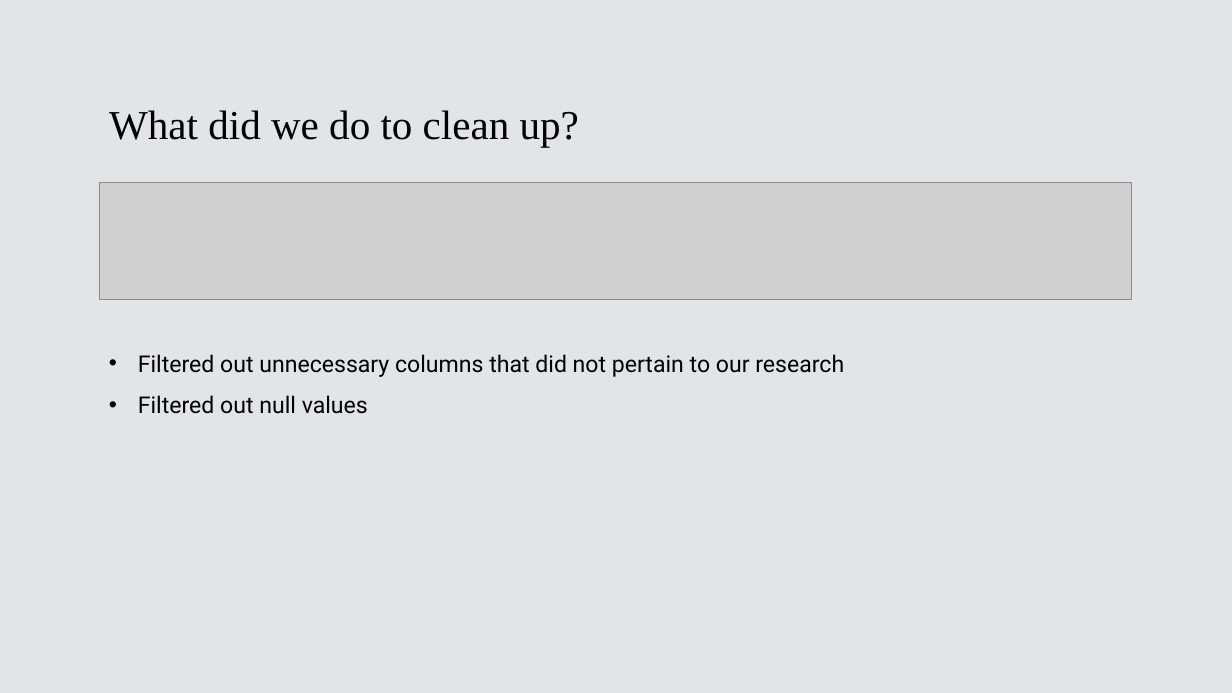
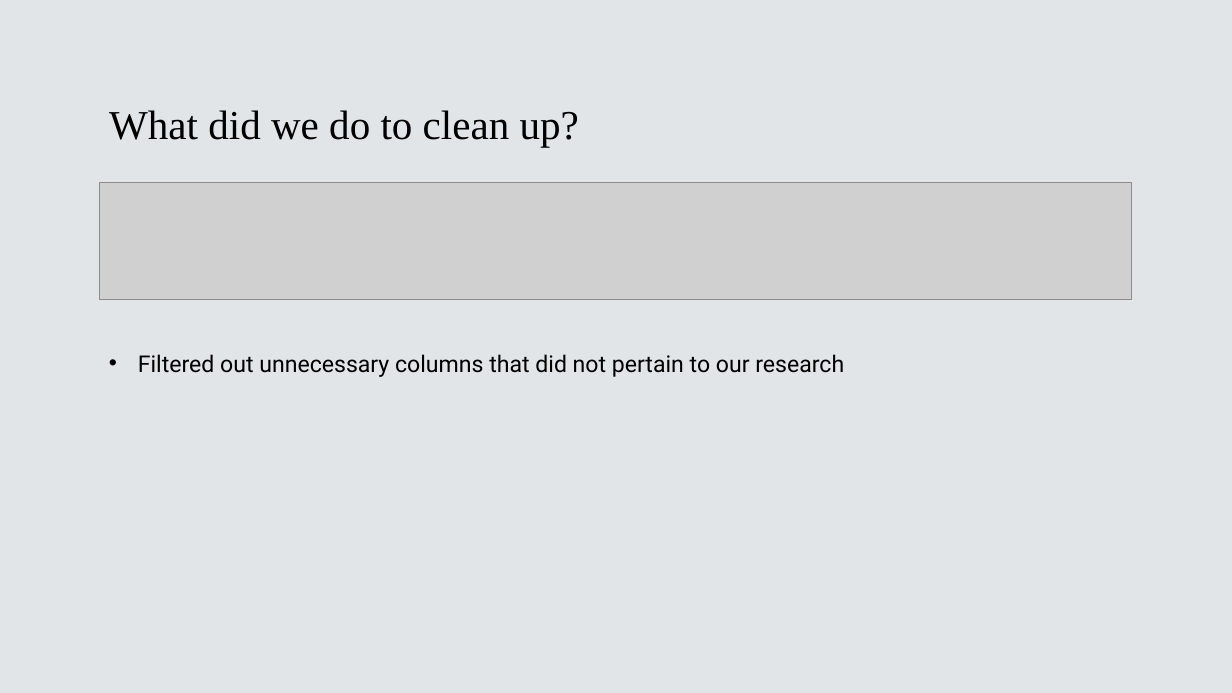
Before and after one commit to RBarbosa92/project-one, a slide deck: slide 10 of Flying Ninjas FINAL (1).pptx. Drawn at 1232x693 pixels with LibreOffice and Linux fonts; fonts in the diff are those of the drawing; grey boxes stand for pictures. Boxes give left, top, right and bottom in pixels: in the first picture for what was removed or moved away, otherwise in the second. Text is boxed around its words. In the diff, an @@ line names an element or a change of style, - is before the commit and + after.

```diff
--- a/Flying Ninjas FINAL (1).pptx
+++ b/Flying Ninjas FINAL (1).pptx
@@ text at (x1=138, y1=395, x2=368, y2=414): paragraph removed @@
-• Filtered out null values
```
Also in this commit, not shown: 1 other slide changed, 1 slide added.
